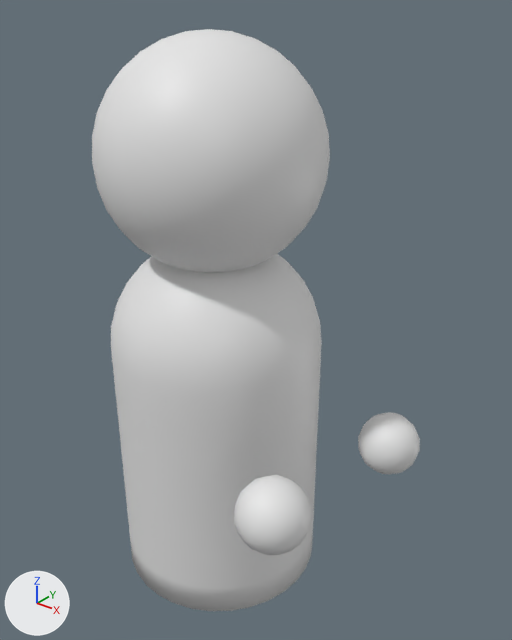
The glTF model assets/meshes/skeleton.glb: old version first, new version second.
The view is the same before and after, from a 50 mm camera at (2.04, -2.24, 2.81) aimed at (0.23, 0.01, 1.42). Every picture has the same lights, and +X, +Y and +Z are marked at lower left. Where no turn or scale is listed for an object, it has been applied to the vertices.

The first picture shows 'Body', 'Head', 'LeftHand', 'RightHand'.
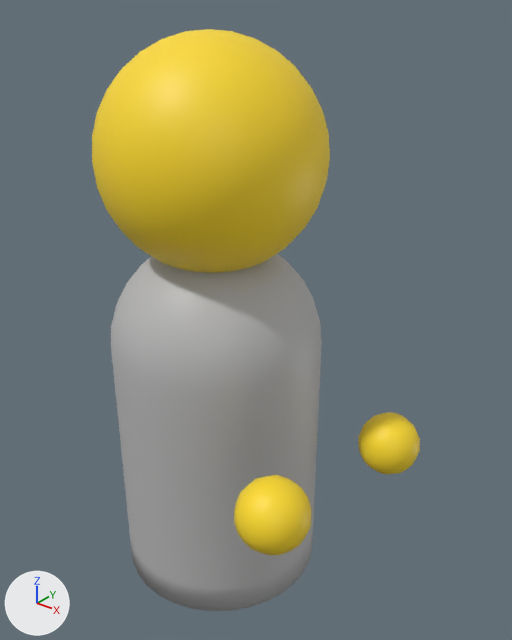
The edits, one by one:
Picture 'skin' (img_skin) is new.
Material 'Material' (mat_material) is new.
Its base color is (0.5, 0.5, 0.5) (grey #bcbcbc).
Material 'Material.001' (mat_material_001) is new.
Its texture is img_skin.
me_righthandmesh has 114 vertices, 224 faces and spans x -0.15..0.15, y -0.148..0.148, z -0.147..0.147.
me_righthandmesh now uses material mat_material_001 (picture img_skin).
me_lefthandmesh has 114 vertices, 224 faces and spans x -0.149..0.149, y -0.147..0.147, z -0.147..0.147.
me_lefthandmesh now uses material mat_material_001 (picture img_skin).
me_headmesh has 482 vertices, 960 faces and spans x -0.5..0.5, y -0.5..0.5, z -0.5..0.5.
me_headmesh now uses material mat_material_001 (picture img_skin).
me_bodymesh has 513 vertices, 1022 faces and spans x -0.5..0.5, y -0.5..0.5, z -0.88..0.87.
me_bodymesh now uses material mat_material (grey #bcbcbc).

Location of each change, [x1, y1, x2, y2] in pixels of the pictures (512 x 640 px):
'Body', recoloured
    both: [111, 254, 322, 611]
'Head', recoloured (white to yellow)
    both: [92, 29, 330, 273]
'RightHand', recoloured (white to yellow)
    both: [234, 475, 311, 556]
'LeftHand', recoloured (grey to yellow)
    both: [358, 412, 420, 474]
